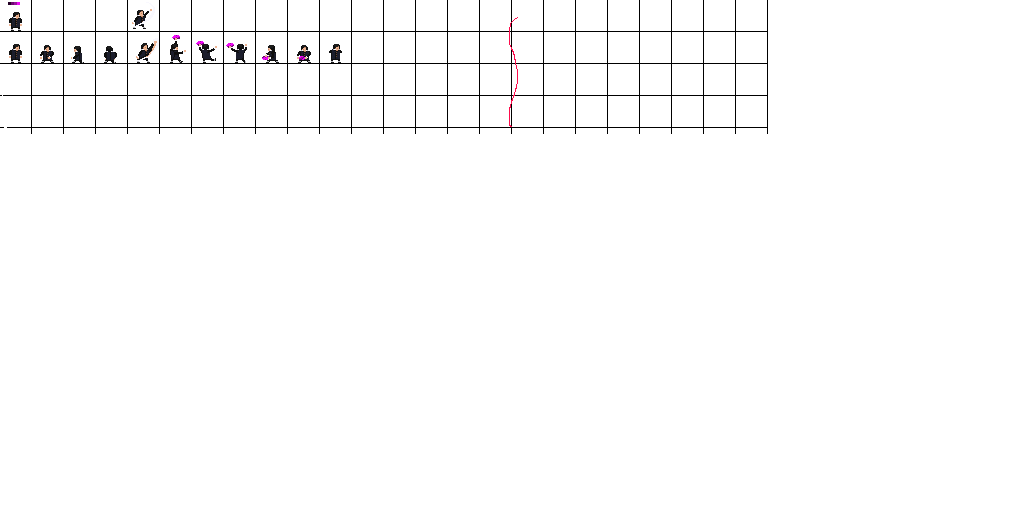
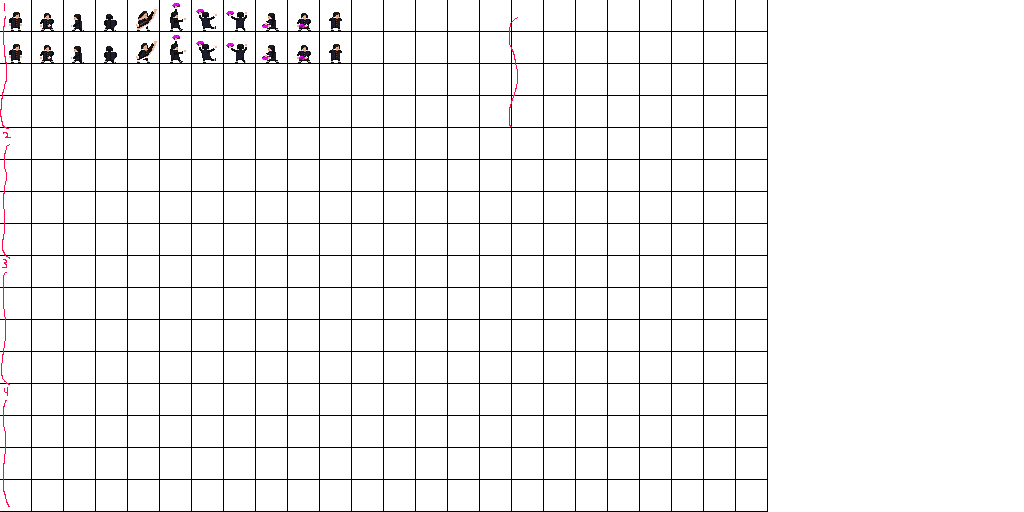
Two versions of the same layered image (1024x512). Layer-by-layer changes:
added layer "Outline" above "Main" over [0, 2, 768, 512]
renamed "Background" to "Main", painted on it over [0, 2, 342, 134]
